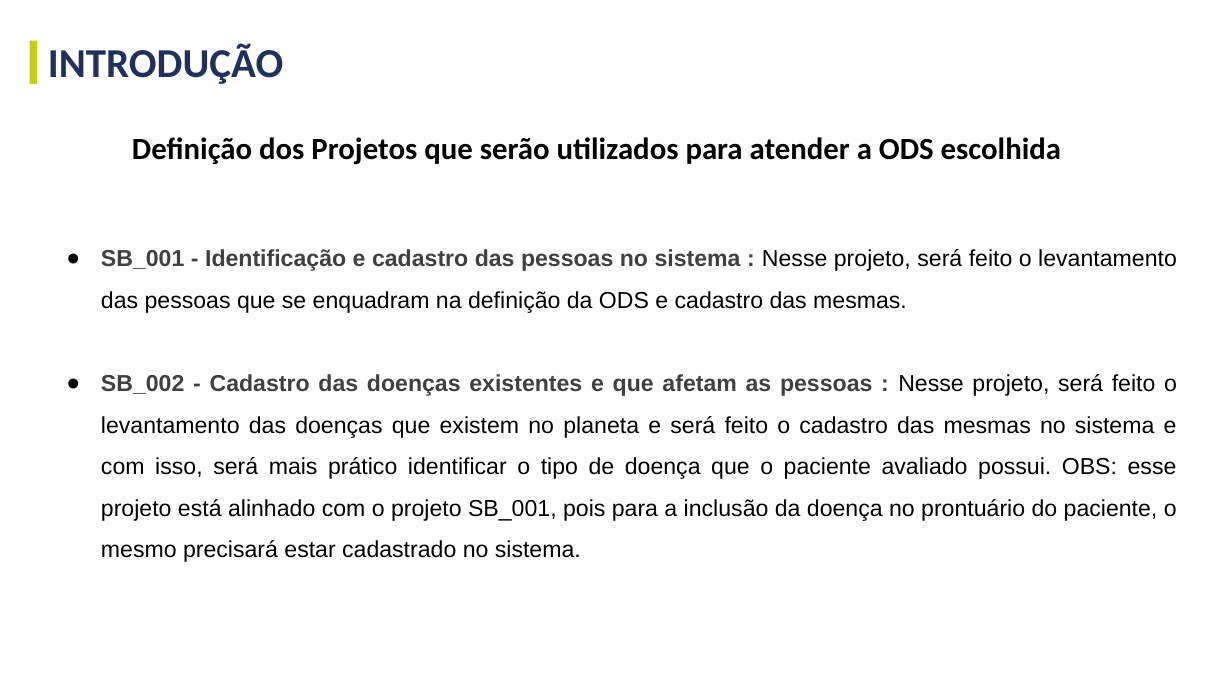
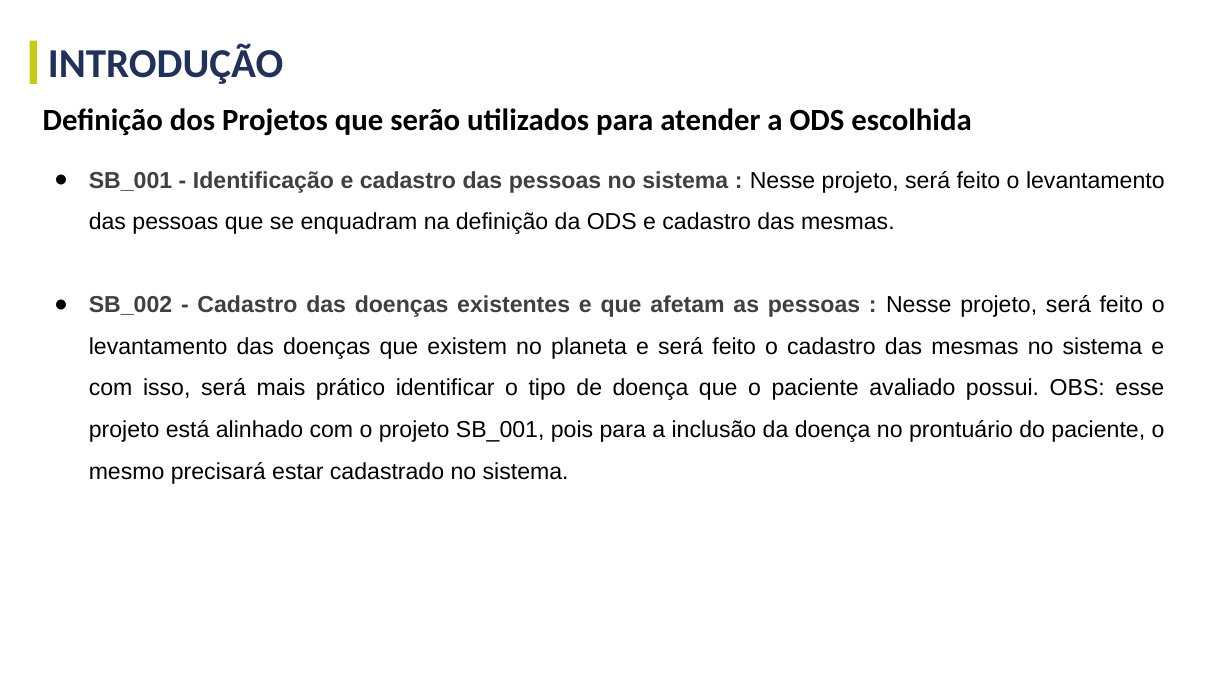
Before and after one commit to GustavoGinoTerezo/projetos-faculdade, a slide deck: slide 4 of terceiro-semestre/documentacao-e-templates/gestao-e-qualidade-de-software/Gestão e Qualidade de SW - Projeto A3 - Template.pptx. Drawn at 1232x693 pixels with LibreOffice and Linux fonts; fonts in the diff are those of the drawing. Boxes give left, top, right and bottom in pixels: in the first picture for what was removed or moved away, otherwise in the second. Text is boxed around its words. In the diff, an @@ line names an element or a change of style, - is before the commit and + after.

```diff
--- a/terceiro-semestre/documentacao-e-templates/gestao-e-qualidade-de-software/Gestão e Qualidade de SW - Projeto A3 - Template.pptx
+++ b/terceiro-semestre/documentacao-e-templates/gestao-e-qualidade-de-software/Gestão e Qualidade de SW - Projeto A3 - Template.pptx
@@ text "Definição dos Projetos que serão ...": place and size @@
-text "Definição dos Projetos que serão ..." at (132,137,1061,165)
+text "Definição dos Projetos que serão ..." at (43,108,971,136)
@@ text "Definição dos Projetos que serão ..." at (43,108,971,136): alignment centre to left @@
@@ text "SB_001 - Identificação e cadastro ...": place and size @@
-text "SB_001 - Identificação e cadastro ..." at (101,249,1177,562)
+text "SB_001 - Identificação e cadastro ..." at (89,171,1165,484)
```
Also in this commit, not shown: 19 other slides changed, 3 slides added, 1 slide removed, 5 other files.
